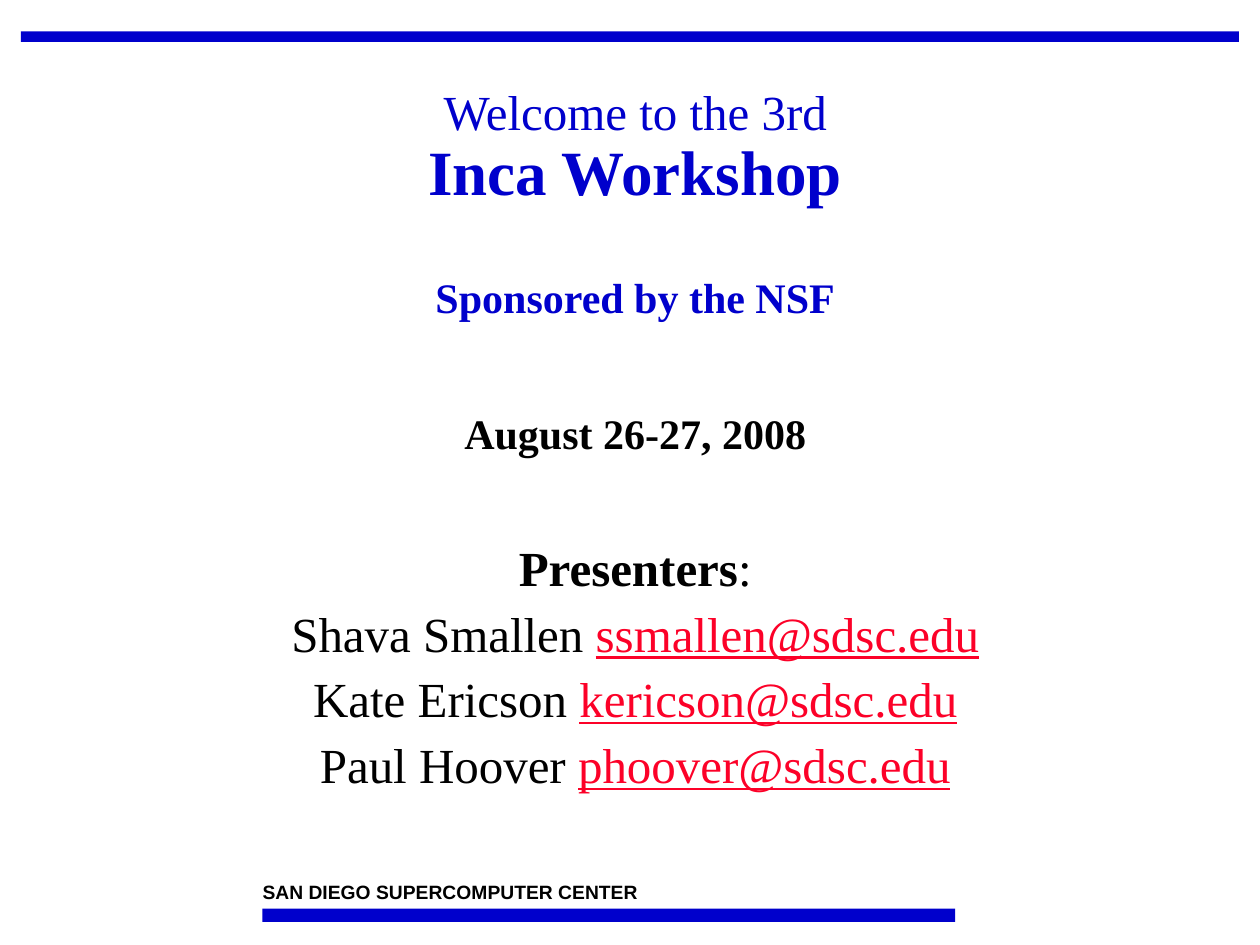
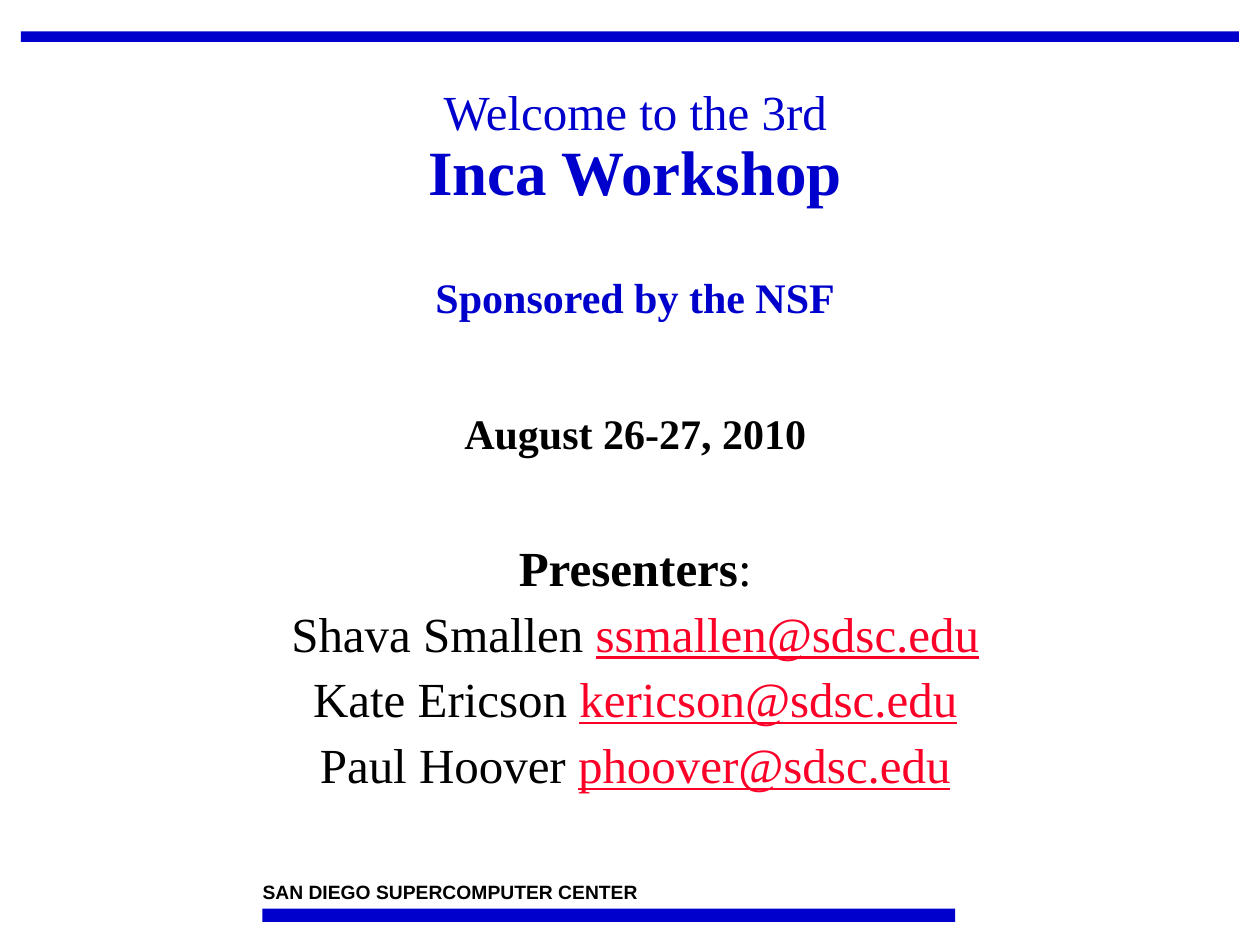
Before and after one commit to IncaProject/inca-xsede, a slide deck: slide 1 of talks/2010/2010workshop/overview.pptx. Drawn at 1260x945 pixels with LibreOffice and Linux fonts; fonts in the diff are those of the drawing; background and template pictures are left out. Boxes give left, top, right and bottom in pixels: in the first picture for what was removed or moved away, otherwise in the second. Text is boxed around its words. In the diff, an @@ line names an element or a change of style, - is before the commit and + after.

```diff
--- a/talks/2010/2010workshop/overview.pptx
+++ b/talks/2010/2010workshop/overview.pptx
@@ title at (428, 96, 842, 458): text changed @@
-Welcome to the 3rd
-Inca Workshop
-Sponsored by the NSF
-August 26-27, 2008
+Welcome to the 3rd
+Inca Workshop
+Sponsored by the NSF
+August 26-27, 2010
```
Also in this commit, not shown: 3 other slides changed, 1 slide removed.
